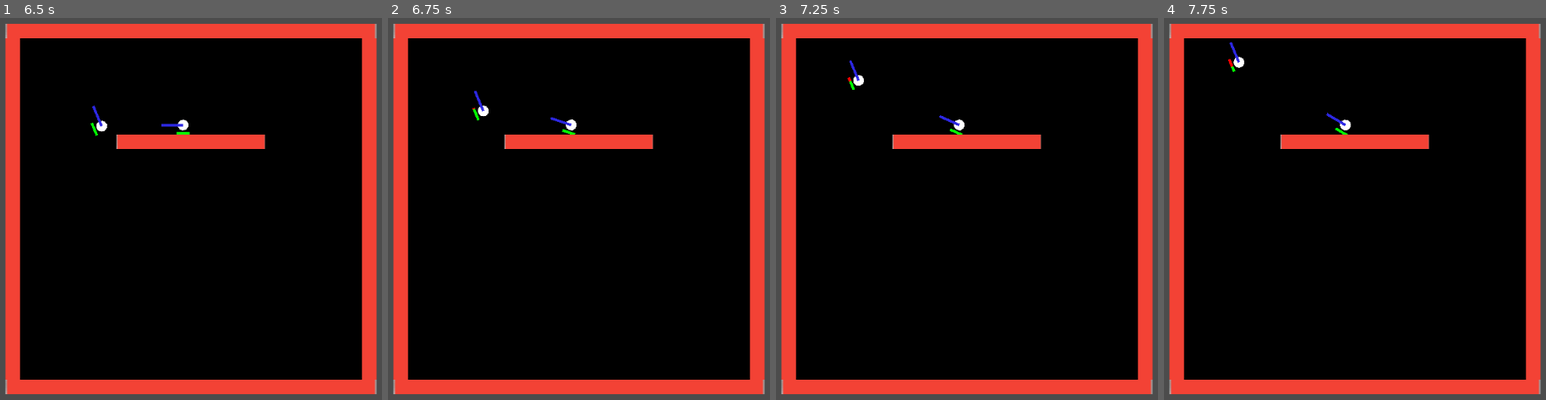
Above: before the commit, frames 1-4 (left to right).
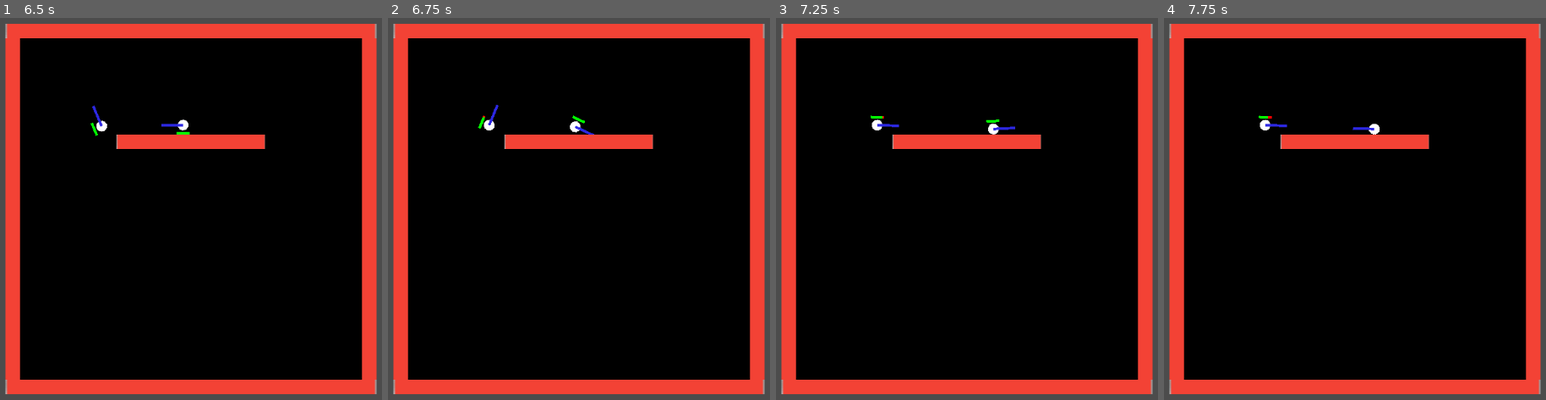
Above: after the commit, the same moments.

Repository: sisipun/CybersportManager
Game: Godot game, scene res://script/ui.tscn
Same seed, same stepped clock (60 frames per second), same inputs: the game is played once before the commit and once after it.
Inputs (mouse positions are in pixels of both pictures, inside the frame that each line leads up to):
- Up to frame 1 (6.5 s): tap Enter at 0.5 s; click (191, 209) at 0.67 s; tap Space at 1.25 s; move the mouse to (57, 228) at 1.27 s; click (57, 228) at 1.42 s; move the mouse to (259, 121) at 2.02 s; click (259, 121) at 2.17 s; move the mouse to (156, 289) at 2.77 s; click (156, 289) at 2.92 s; move the mouse to (outside the picture) at 3.52 s; click (outside the picture) at 3.67 s; move the mouse to (outside the picture) at 4.27 s; click (outside the picture) at 4.42 s; move the mouse to (225, 209) at 5.02 s; click (225, 209) at 5.17 s; move the mouse to (87, 109) at 5.77 s; click (87, 109) at 5.92 s
- Up to frame 2 (6.75 s): move the mouse to (727, 189) at 6.52 s; click (727, 189) at 6.67 s
- Up to frame 3 (7.25 s): no input
- Up to frame 4 (7.75 s): move the mouse to (1221, 228) at 7.27 s; click (1221, 228) at 7.42 s

Frame 1 is identical in both runs. In frame 2, 0.5% of the frame differs, in the area x 21-54%, y 19-31%; in frame 3, 0.5%, in the area x 18-63%, y 11-31%; in frame 4, 0.5%.

Commit message:
Vision add lost signal

Diff:
--- a/game/script/base/match/player/base_player.gd
+++ b/game/script/base/match/player/base_player.gd
@@ -3,7 +3,8 @@
 
 
 signal navigation_finished
-signal detected(bodies)
+signal detected(body)
+signal lost(body)
 signal hitted(hitter)
 signal dead(killer)
 
@@ -24,6 +25,7 @@
 
 func _ready() -> void:
 	assert(_vision.connect("detected", self, "_on_detected") == OK)
+	assert(_vision.connect("lost", self, "_on_lost") == OK)
 	assert(_navigation_agent.connect("navigation_finished", self, "_on_navigation_finished") == OK)
 	_health_bar.init(_max_health)
 	health = _max_health
@@ -57,8 +59,12 @@
 func rotate_to(delta: float, target: Vector2) -> void:
 	var angle_delta: float = delta * _max_rotation_speed
 	var angle: float = (target - position).angle()
-	print(angle)
 	rotation = clamp(lerp_angle(rotation, angle, 1), rotation - angle_delta, rotation + angle_delta)
+
+
+func is_rotated_to(target: Vector2) -> bool:
+	var angle: float = (target - position).angle()
+	return rotation == angle
 
 
 func stop() -> void:
@@ -79,8 +85,12 @@
 	_health_bar.value = health
 
 
-func _on_detected(bodies: Array) -> void:
-	emit_signal("detected", bodies)
+func _on_detected(body: KinematicBody2D) -> void:
+	emit_signal("detected", body)
+
+
+func _on_lost(body: KinematicBody2D) -> void:
+	emit_signal("lost", body)
 
 
 func _on_navigation_finished() -> void:
--- a/game/script/base/match/player/base_player.tscn
+++ b/game/script/base/match/player/base_player.tscn
@@ -32,7 +32,6 @@
 max_speed = 100.0
 
 [node name="Vision" type="RayCast2D" parent="."]
-enabled = true
 cast_to = Vector2( 2000, 0 )
 script = ExtResource( 3 )
 
--- a/game/script/base/match/player/base_player_controller.gd
+++ b/game/script/base/match/player/base_player_controller.gd
@@ -30,6 +30,7 @@
 	_current_match.map.spawn_player(_player)
 
 	assert(_player.connect("detected", self, "_on_player_detected") == OK)
+	assert(_player.connect("lost", self, "_on_player_lost") == OK)
 	assert(_player.connect("dead", self, "_on_player_dead") == OK)
 	assert(_player.connect("hitted", self, "_on_player_hitted") == OK)
 
@@ -80,7 +81,11 @@
 	emit_signal("player_dead")
 
 
-func _on_player_detected(_bodies: Array) -> void:
+func _on_player_detected(_body: KinematicBody2D) -> void:
+	pass
+
+
+func _on_player_lost(_body: KinematicBody2D) -> void:
 	pass
 
 
--- a/game/script/base/match/player/base_player_vision.gd
+++ b/game/script/base/match/player/base_player_vision.gd
@@ -2,7 +2,8 @@
 extends RayCast2D
 
 
-signal detected(bodies)
+signal detected(body)
+signal lost(body)
 
 
 export (float) var _cone_of_vision_degrees: float = 100.0
@@ -16,35 +17,27 @@
 	var cone_of_vision_step: float = _cone_of_vision_degrees / (_rays_count - 1.0)
 	var align_index: float = (_rays_count - 1.0) / 2.0
 
-	var bodies: Array = []
+	var detected_bodies: Array = []
 	for i in range(_rays_count):
 		var current_cone_of_vision_angle: float = deg2rad((i - align_index) * cone_of_vision_step)
 		var current_cast_to_vector: Vector2 = _direction.rotated(current_cone_of_vision_angle)
 		cast_to = current_cast_to_vector
 		force_raycast_update()
 
-		if is_colliding() and not bodies.has(get_collider()):
-			# TODO maybe remove later
-			if get_collider() is BasePlayer:
-				bodies.append(get_collider())
+		if is_colliding() and not detected_bodies.has(get_collider()):
+			detected_bodies.append(get_collider())
 
-	if not is_equals_ignore_order(_last_detected_bodies, bodies):
-		_last_detected_bodies = bodies
-		emit_signal("detected", bodies)
+	for detected_body in detected_bodies:
+		if not _last_detected_bodies.has(detected_body):
+			emit_signal("detected", detected_body)
 
+	for last_detected_body in _last_detected_bodies:
+		if not detected_bodies.has(last_detected_body):
+			emit_signal("lost", last_detected_body)
+
+	_last_detected_bodies = detected_bodies
 	cast_to = _direction
 
 
 func can_see(body: KinematicBody2D) -> bool:
 	return _last_detected_bodies.has(body)
-
-
-func is_equals_ignore_order(first: Array, second: Array) -> bool:
-	if first.size() != second.size():
-		return false
-
-	for element in first:
-		if not second.has(element):
-			return false
-
-	return true
--- a/game/script/tactical_fps/match/player/command/shoot_player_command.gd
+++ b/game/script/tactical_fps/match/player/command/shoot_player_command.gd
@@ -17,7 +17,7 @@
 		and is_instance_valid(_player)
 		and is_instance_valid(target)
 		and is_instance_valid(_player.weapon)
-		and _player.can_see(target)
+		and (not _player.is_rotated_to(target.position) or _player.can_see(target))
 	)
 
 
--- a/game/script/tactical_fps/match/player/tactical_fps_player_controller.gd
+++ b/game/script/tactical_fps/match/player/tactical_fps_player_controller.gd
@@ -20,20 +20,21 @@
 
 
 func _on_player_hitted(hitter: BasePlayer) -> void:
-	_on_player_detected([hitter])
+	_on_player_detected(hitter)
 
 
-func _on_player_detected(bodies: Array) -> void:
-	var enemies: Array = []
-	for body in bodies:
-		if body.team != team:
-			enemies.append(body)
-
-	_on_enemy_detected(enemies)
+func _on_player_detected(body: KinematicBody2D) -> void:
+	if body is BasePlayer and body.team != team:
+		_on_enemy_detected(body)
 
 
-func _on_enemy_detected(enemies: Array) -> void:
+func _on_player_lost(body: KinematicBody2D) -> void:
+	if body is BasePlayer:
+		print('lost')
+	pass
+
+
+func _on_enemy_detected(enemy: BasePlayer) -> void:
 	if not is_dead():
 		if not (_current_command is ShootPlayerCommand):
-			if enemies.size() > 0:
-				_start_command(ShootPlayerCommand.new(_player, _current_match, [enemies[0]]))
+			_start_command(ShootPlayerCommand.new(_player, _current_match, [enemy]))
